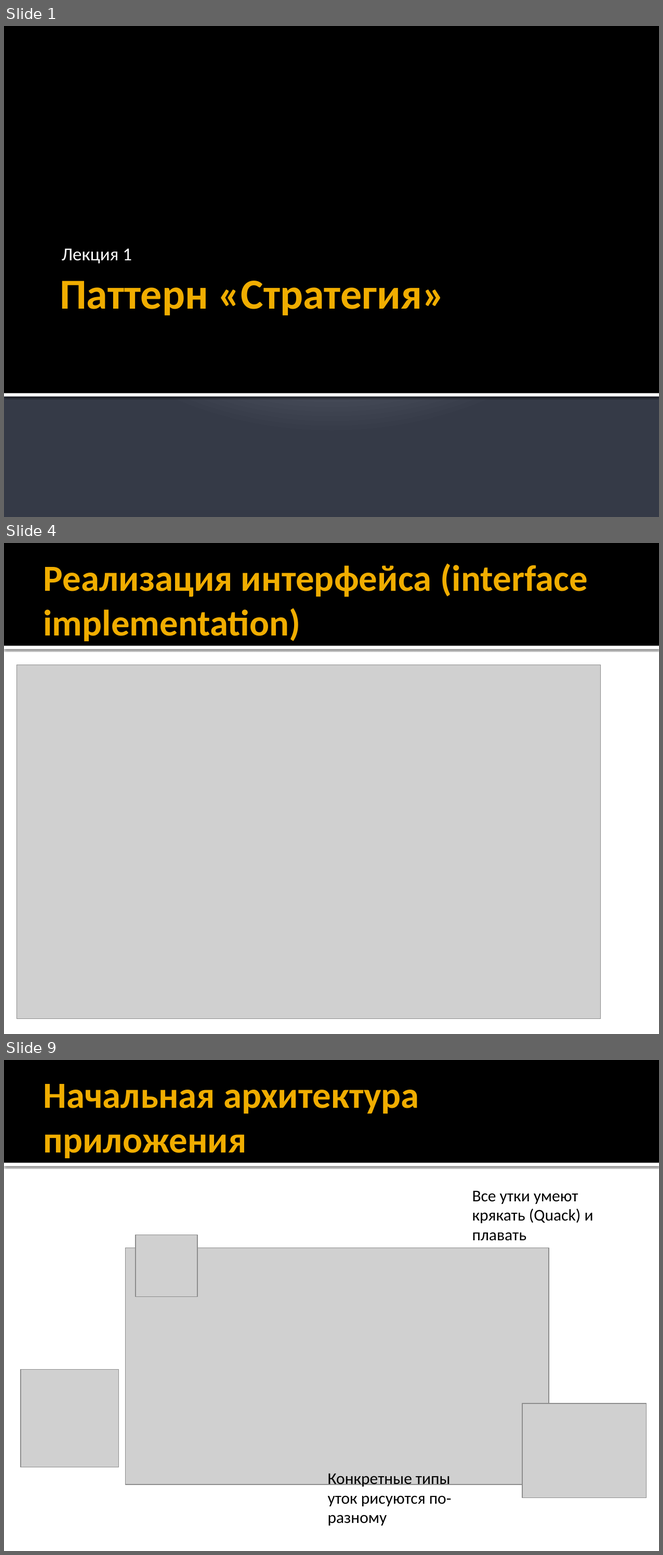
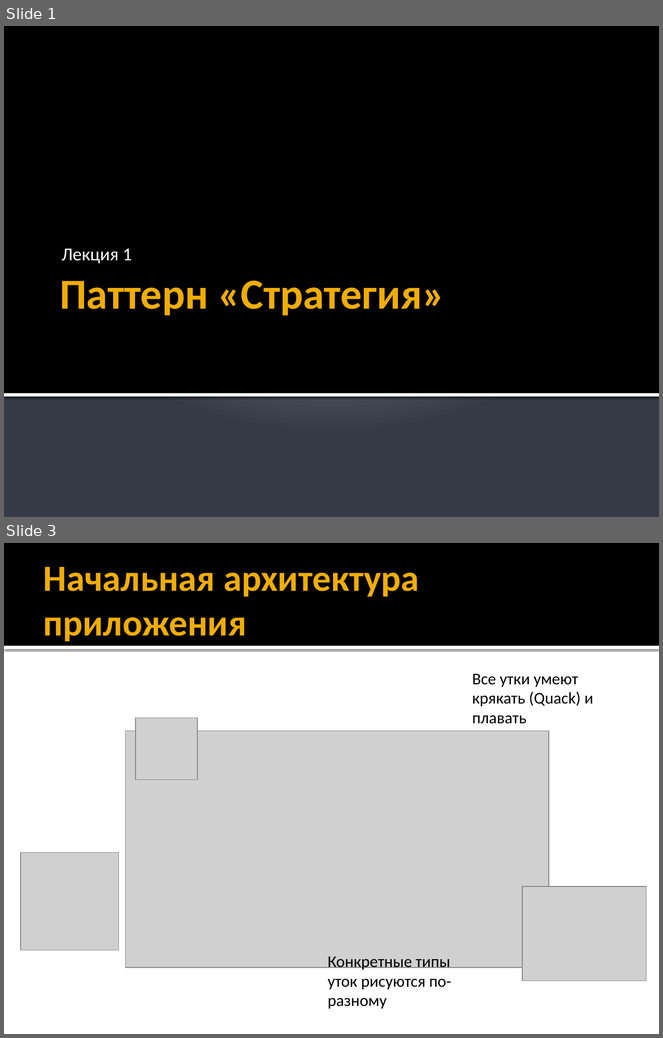
Before and after one commit to alexey-malov/ood, a slide deck: lectures/01.strategy/strategy.pptx. Shown one above the other, each under a label of ours: slides 1, 4 and 9 before the commit, slides 1 and 3 after it; the slides between them are not shown. The pictures are 663x1555 and 663x1038 pixels, drawn with LibreOffice and Linux fonts; fonts in the diff are those of the drawing; grey boxes stand for pictures. Boxes give left, top, right and bottom in pixels: in the first picture for what was removed or moved away, otherwise in the second. Text is boxed around its words. In the diff, an @@ line names an element or a change of style, - is before the commit and + after.

```diff
--- a/lectures/01.strategy/strategy.pptx
+++ b/lectures/01.strategy/strategy.pptx
@@ slide 4 removed at [4,543,659,1034], background #FFFFFF; not listed: 2 template elements that a slide beside it also shows @@
@@ title removed at [44,563,588,641] @@
-Реализация интерфейса (interface implementation)
@@ picture removed at [17,665,601,1019] @@
@@ what was slide 9 is now slide 3 @@
```
Also in this commit, not shown: 10 slides changed, 2 slides added, 6 other slides removed, 2 other files.
